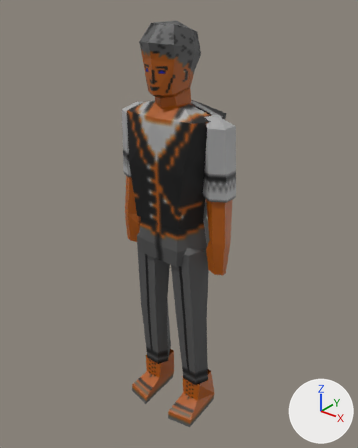
What one commit did to the FBX model src/ART/Man3d/Man3d_v3.fbx.
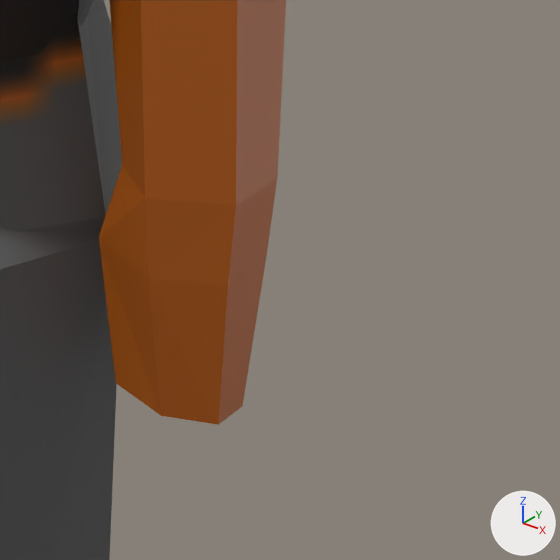
The first picture shows the older version from a 50 mm lens placed at (1.45, -1.73, 2.27), pointed at (0.0, 0.09, 1.14). The close-ups show the older and then the newer version on the part from 54% to 75% of the width and 49% to 66% of the height of that picture. Only the edits that show in the close-ups are written down. The axes (+X, +Y, +Z) are drawn at lower right. The lights are the same throughout. Where no turn or scale is listed for an object, it has been applied to the vertices.

Names of what the first close-up shows: 'man'.
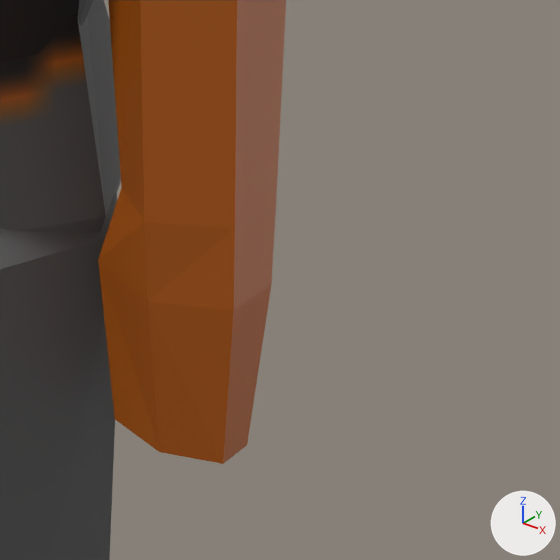
Scene script edits in JSON lines:
```json
{"block": "me_mesh", "where": "me_mesh.from_pydata(...)  # 225 vertices, 388 faces; spans x -0.33..0.33, y -0.17..0.17, z 0.0..2.12"}
{"block": "me_mesh", "where": "# used by ob_man; location = (0.0, 0.045, 0.0)"}
{"block": "me_mesh", "change": "me_mesh part 1: the loose piece of 24 vertices spanning x 0.2..0.33, y -0.05..0.08, z 0.98..1.37 is scaled about its middle by (1.03, 1, 1.07), then moved by (0.0, 0.0, -0.01)"}
```

What differs and where, as boxes [x1, y1, x2, y2] in the close-ups (560 x 560 px; the box of a moved part takes in the faces that stretch with it):
```json
{"part": 1, "of": "me_mesh", "change": "moved or reshaped", "before": [99, 0, 286, 425], "after": [98, 0, 286, 464]}
```
